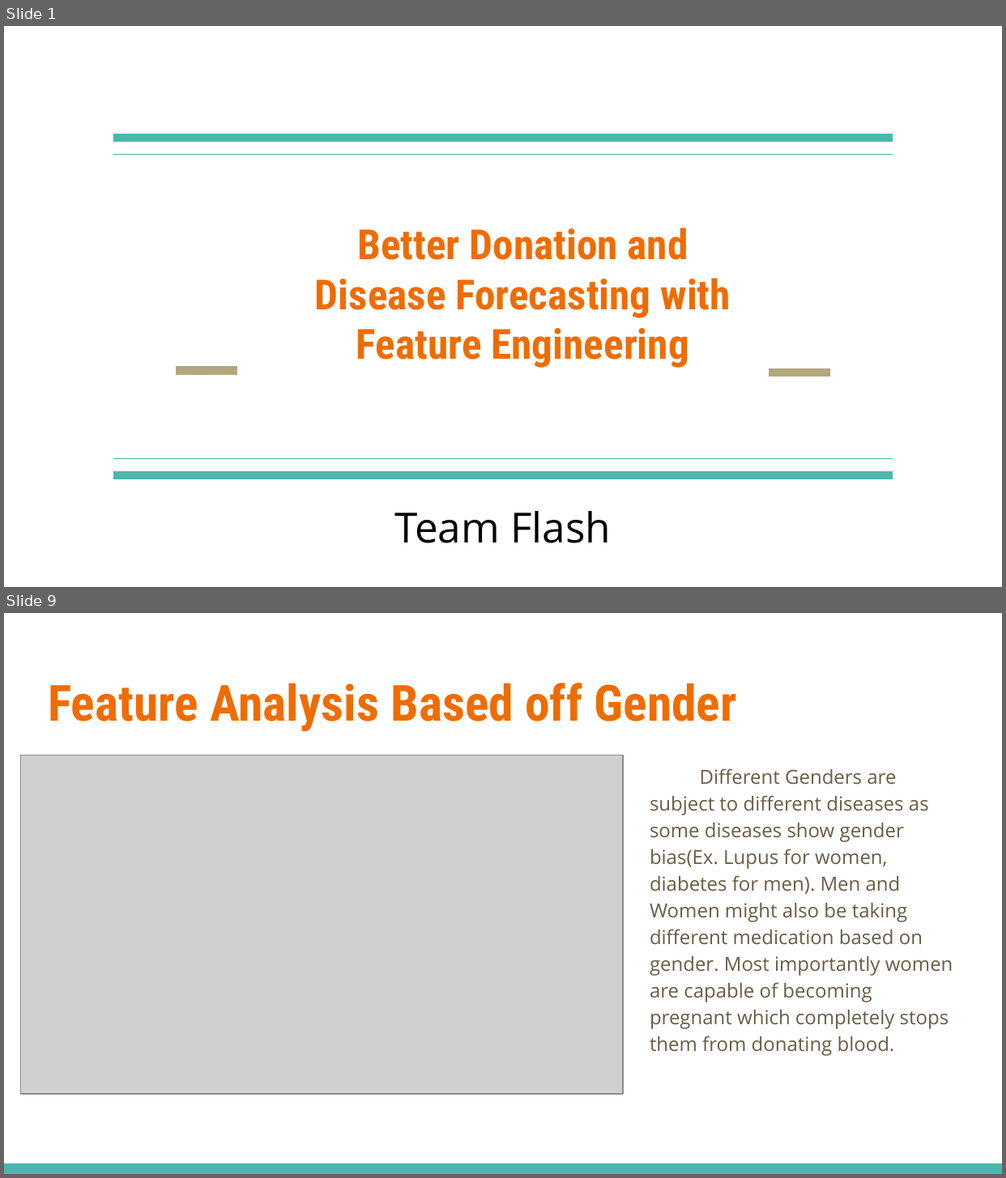
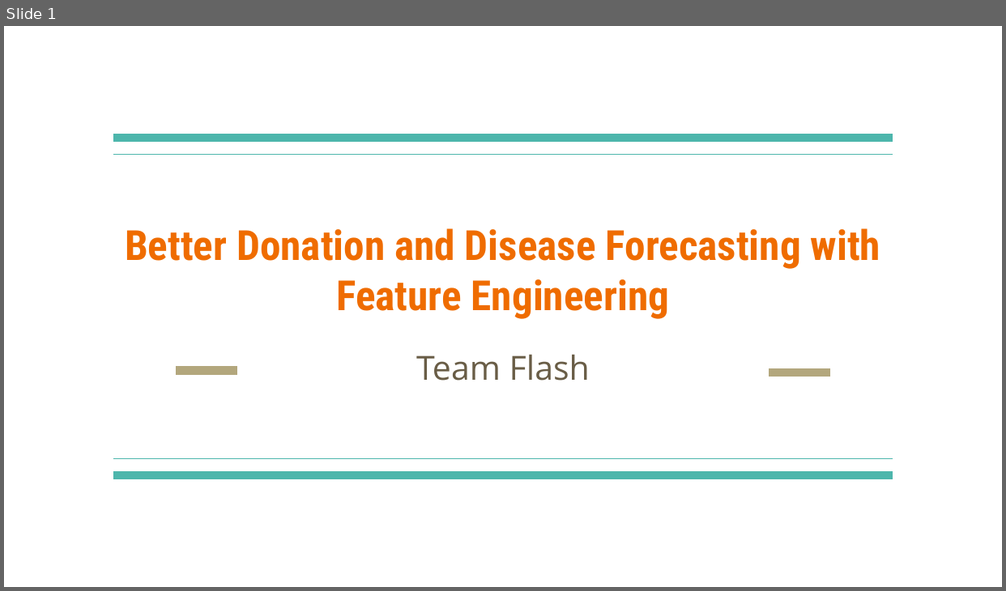
Before and after one commit to aaqibqadeer/Blood-Group-Forecasting, a slide deck: Pitch.pptx. Shown one above the other, each under a label of ours: slides 1 and 9 before the commit, slide 1 after it; the slides between them are not shown. The pictures are 1006x1178 and 1006x591 pixels, drawn with LibreOffice and Linux fonts; fonts in the diff are those of the drawing; grey boxes stand for pictures. Boxes give left, top, right and bottom in pixels: in the first picture for what was removed or moved away, otherwise in the second. Text is boxed around its words. In the diff, an @@ line names an element or a change of style, - is before the commit and + after.

```diff
--- a/Pitch.pptx
+++ b/Pitch.pptx
@@ slide 9 removed at <box>4,613,1002,1174</box>, background #FFFFFF @@
@@ title removed at <box>48,683,736,731</box> @@
-Feature Analysis Based off Gender
@@ picture removed at <box>21,756,624,1095</box> @@
@@ text removed at <box>650,769,953,1056</box> @@
-Different Genders are subject to different diseases as some diseases show gender bias(Ex. Lupus for women, diabetes for men). Men and Women might also be taking different medication based on gender. Most importantly women are capable of becoming pregnant which completely stops them from donating blood.
@@ rectangle removed at <box>4,1164,1002,1174</box> @@
@@ slide 1 changed as well @@
@@ title "Better Donation and Disease Forecasting ..." rewrapped from <box>315,228,731,368</box> to <box>125,228,880,319</box> @@
@@ subtitle "Team Flash": place and size @@
-subtitle "Team Flash" at <box>394,511,611,544</box>
+subtitle "Team Flash" at <box>416,354,590,381</box>
@@ subtitle "Team Flash" at <box>416,354,590,381</box>: size 30 to 24 pt, text colour #000000 to #695D46 @@
```
Also in this commit, not shown: 2 slides added, 7 other slides removed.
